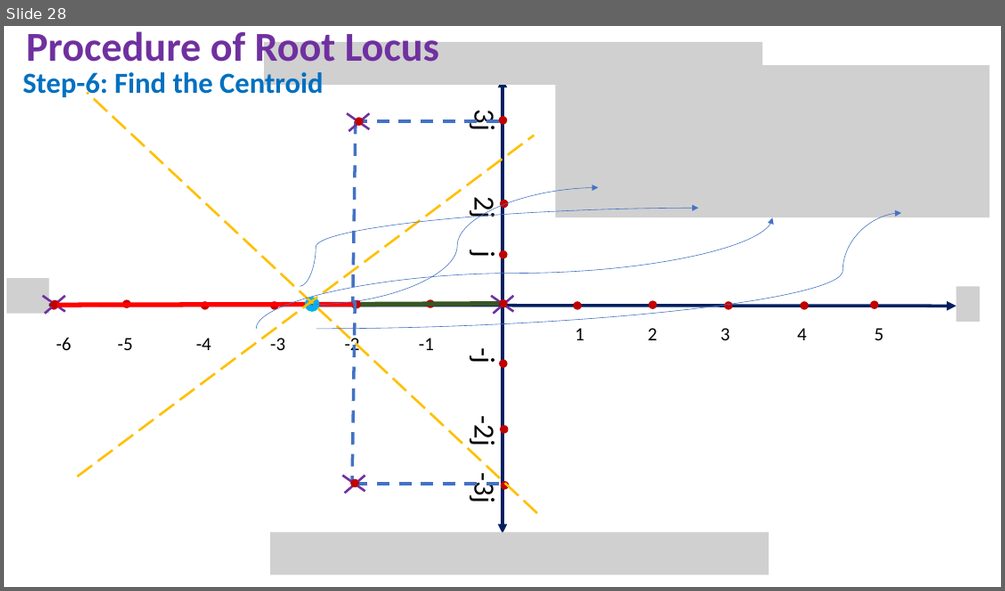
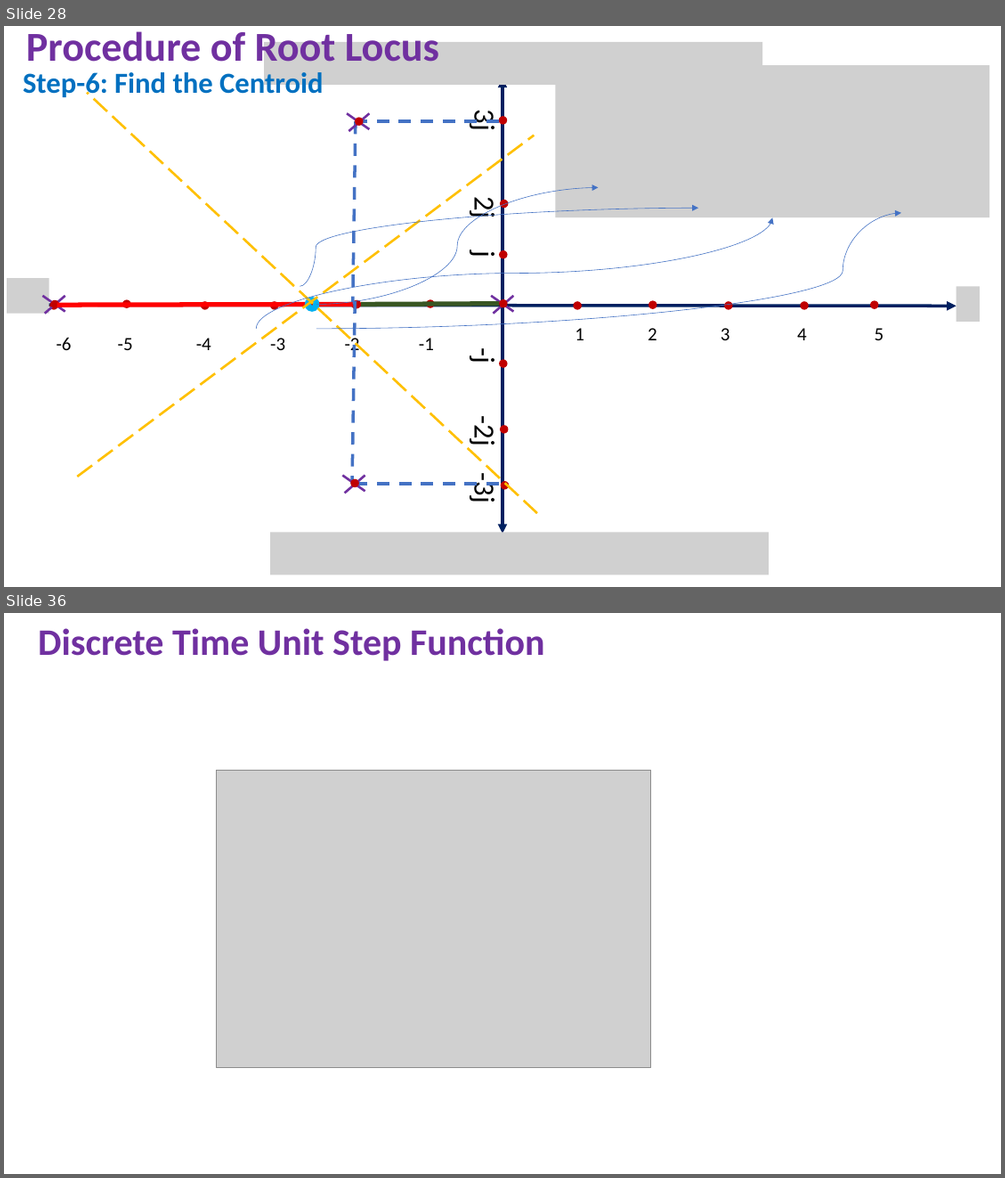
Before and after one commit to niazwazir/LINEAR_CONTROL_SYSTEM, a slide deck: 2_WEEK_LECTURE_LINEAR_CONTROL_SYSTEM.pptx. Shown one above the other, each under a label of ours: slide 28 before the commit, slides 28 and 36 after it; the slides between them are not shown. The pictures are 1005x591 and 1005x1178 pixels, drawn with LibreOffice and Linux fonts; fonts in the diff are those of the drawing; grey boxes stand for pictures. Boxes give left, top, right and bottom in pixels: in the first picture for what was removed or moved away, otherwise in the second. Text is boxed around its words. In the diff, an @@ line names an element or a change of style, - is before the commit and + after.

```diff
--- a/2_WEEK_LECTURE_LINEAR_CONTROL_SYSTEM.pptx
+++ b/2_WEEK_LECTURE_LINEAR_CONTROL_SYSTEM.pptx
@@ slide 36 added at <box>4,613,1001,1174</box>, background #FFFFFF @@
@@ text added at <box>38,628,544,661</box>, 36 pt, text #7030A0, bold @@
+Discrete Time Unit Step Function
@@ picture added at <box>217,770,651,1067</box> @@
```
Also in this commit, not shown: 1 slide changed, 24 other slides added.
